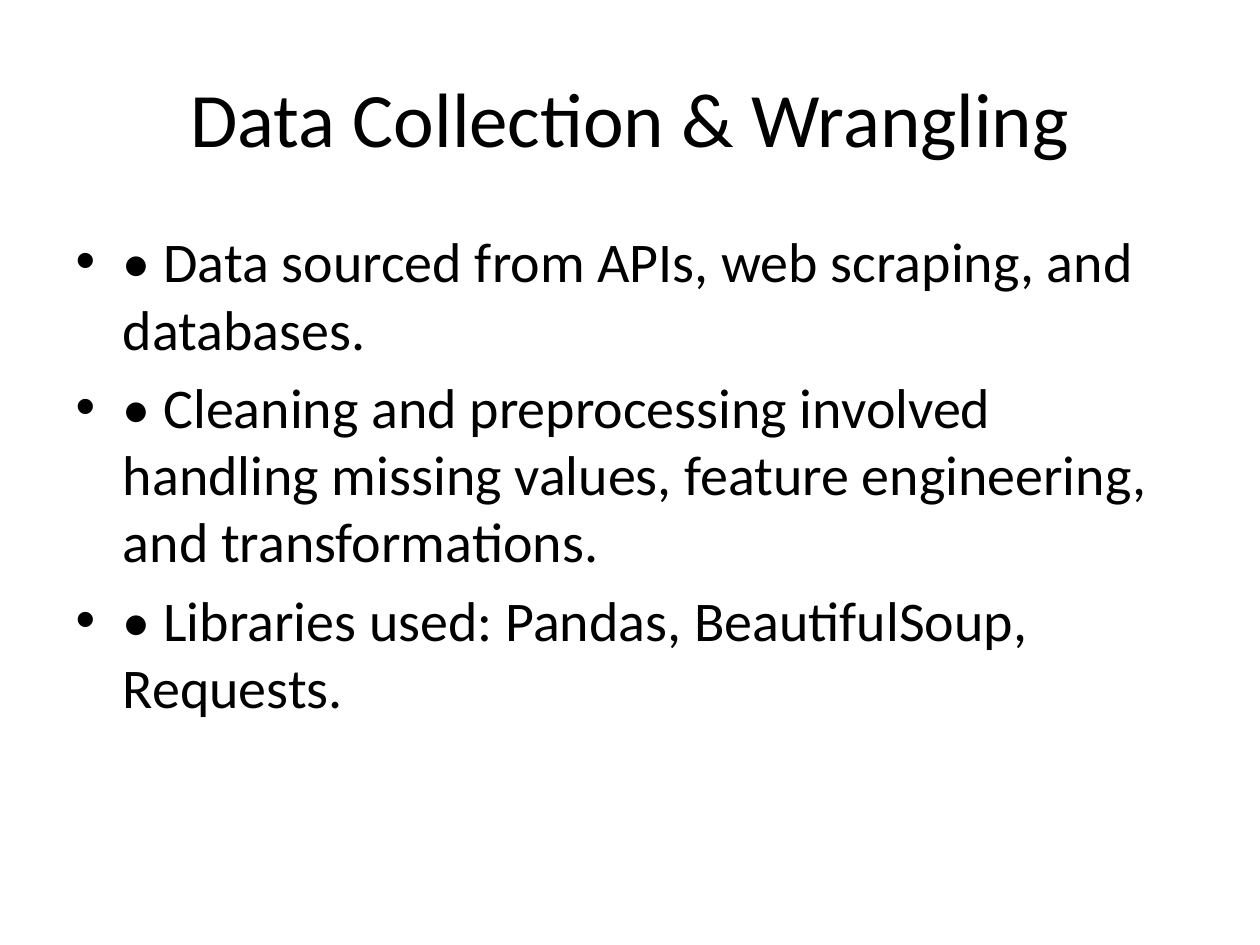
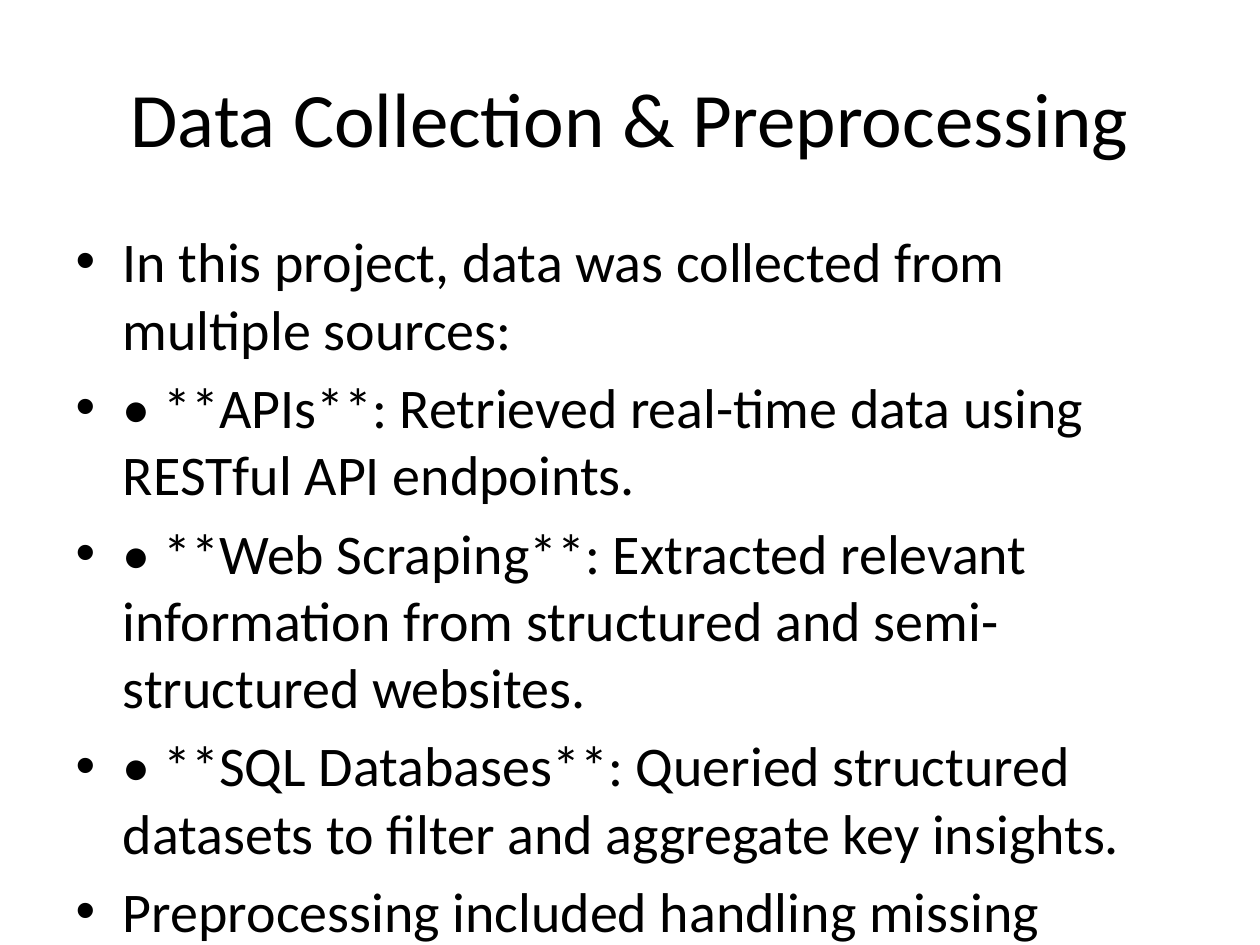
Before and after one commit to ajrrakesh/Capstone-Project, a slide deck: slide 4 of Capstone_Project_Presentation.pptx. Drawn at 1260x945 pixels with LibreOffice and Linux fonts; fonts in the diff are those of the drawing. Boxes give left, top, right and bottom in pixels: in the first picture for what was removed or moved away, otherwise in the second. Text is boxed around its words. In the diff, an @@ line names an element or a change of style, - is before the commit and + after.

```diff
--- a/Capstone_Project_Presentation.pptx
+++ b/Capstone_Project_Presentation.pptx
@@ title at [131, 93, 1128, 161]: text changed @@
-Data Collection & Wrangling
+Data Collection & Preprocessing
@@ text at [123, 243, 1119, 942]: text changed @@
-• • Data sourced from APIs, web scraping, and databases.
-• • Cleaning and preprocessing involved handling missing values, feature engineering, and transformations.
-• • Libraries used: Pandas, BeautifulSoup, Requests.
+• In this project, data was collected from multiple sources:
+• • **APIs**: Retrieved real-time data using RESTful API endpoints.
+• • **Web Scraping**: Extracted relevant information from structured and semi-structured websites.
+• • **SQL Databases**: Queried structured datasets to filter and aggregate key insights.
+• Preprocessing included handling missing values, normalizing data, encoding categorical features, and ensuring data consistency.
```
Also in this commit, not shown: 8 other slides changed, 1 slide added, 2 slides removed.
